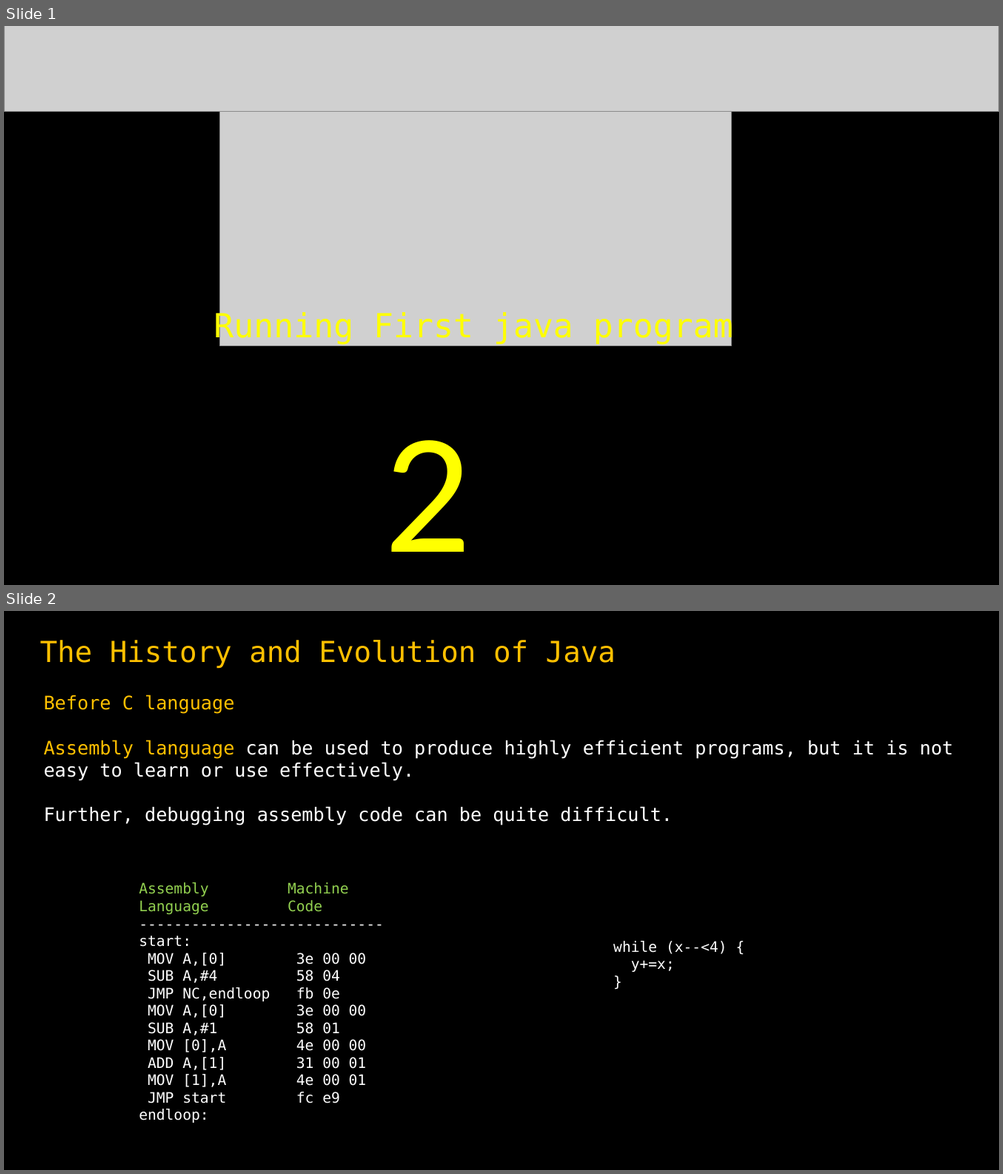
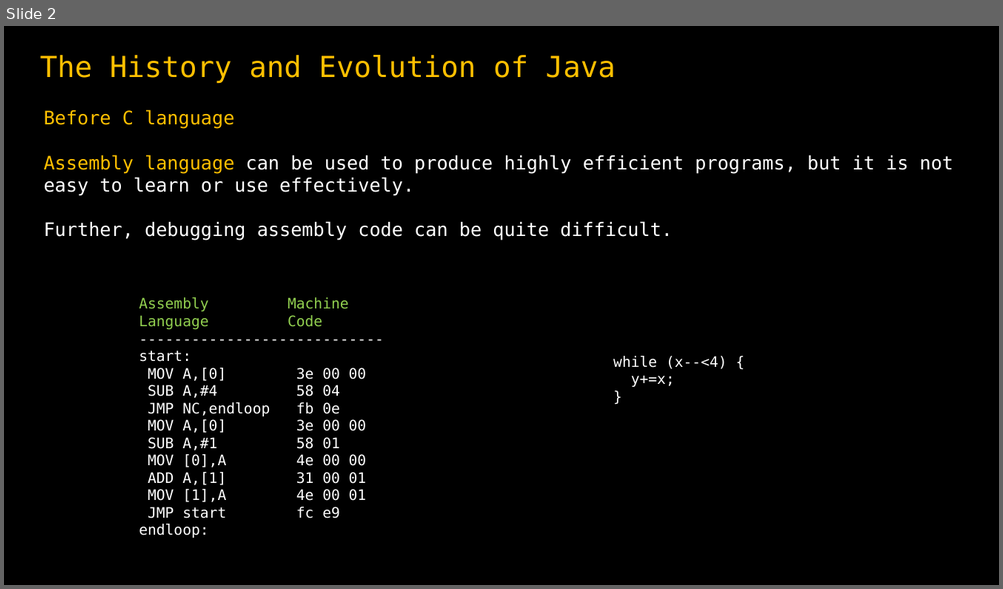
Before and after one commit to krishankansal/BCA1004T_Object_Oriented_Programming_Using_Java, a slide deck: Unit-I/ppt/WhyJava_1.pptx. Shown one above the other, each under a label of ours: slides 1 and 2 before the commit, slide 2 after it. The pictures are 1003x1174 and 1003x589 pixels, drawn with LibreOffice and Linux fonts; fonts in the diff are those of the drawing; grey boxes stand for pictures. Boxes give left, top, right and bottom in pixels: in the first picture for what was removed or moved away, otherwise in the second. Text is boxed around its words. In the diff, an @@ line names an element or a change of style, - is before the commit and + after.

```diff
--- a/Unit-I/ppt/WhyJava_1.pptx
+++ b/Unit-I/ppt/WhyJava_1.pptx
@@ slide 1 removed at (x1=4, y1=26, x2=999, y2=585), background #000000 @@
@@ picture removed at (x1=4, y1=26, x2=999, y2=112) @@
@@ picture removed at (x1=220, y1=59, x2=731, y2=346) @@
@@ text removed at (x1=213, y1=311, x2=733, y2=345) @@
-Running First java program
@@ text removed at (x1=384, y1=440, x2=471, y2=552) @@
-2
```
Also in this commit, not shown: 1 slide added.
